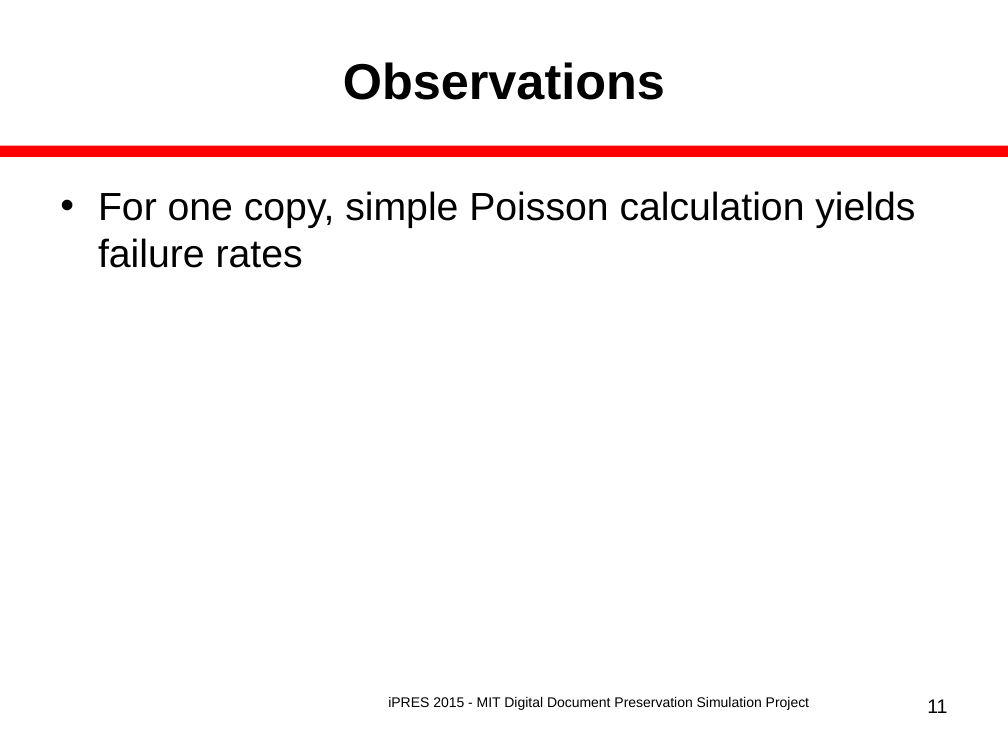
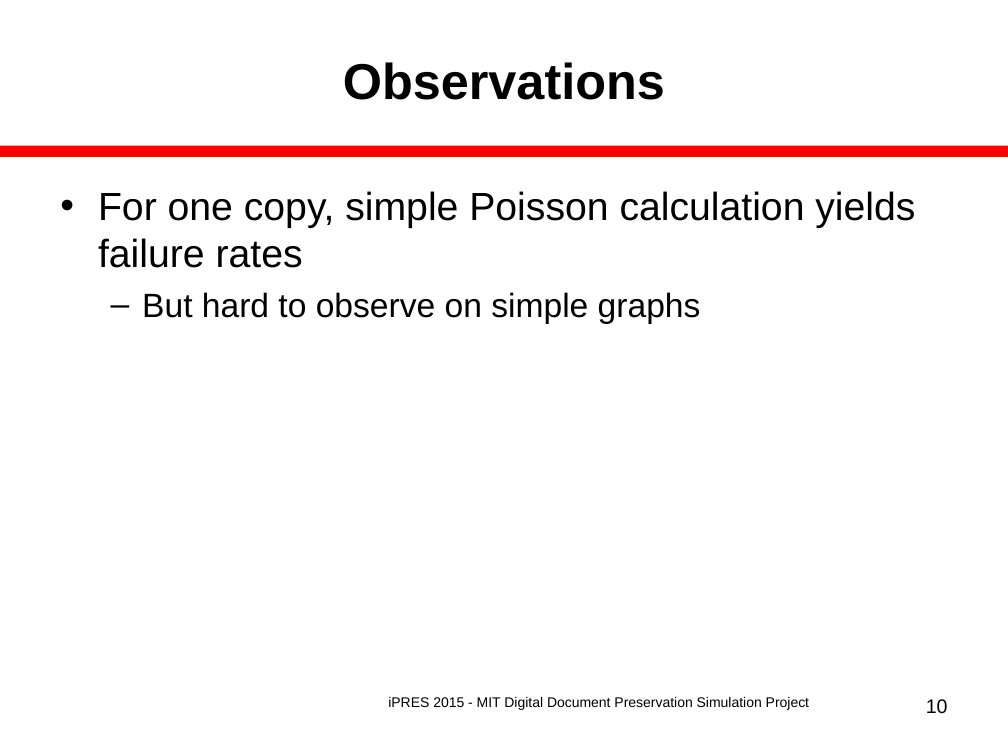
Before and after one commit to MIT-Informatics/PreservationSimulation, a slide deck: slide 10 of shelf/docs/Slides_iPres2015Nov.ppt (slide 11 before the commit). Drawn at 1008x756 pixels with LibreOffice and Linux fonts; fonts in the diff are those of the drawing. Boxes give left, top, right and bottom in pixels: in the first picture for what was removed or moved away, otherwise in the second. Text is boxed around its words. In the diff, an @@ line names an element or a change of style, - is before the commit and + after.

Commit message:
Make final, we hope, changes to slides for NDSA presentation at UNC: - percentage scale on losses, - fake zeros on abscissae, - new curves for recessions and institutional failure losses, - minor wording changes.

```diff
--- a/shelf/docs/Slides_iPres2015Nov.ppt
+++ b/shelf/docs/Slides_iPres2015Nov.ppt
@@ text at bbox=[142, 292, 701, 324]: paragraph added @@
+  – But hard to observe on simple graphs
@@ page number at bbox=[926, 699, 948, 714]: text changed @@
-11
+10
```
Also in this commit, not shown: 9 other slides changed, 1 slide added, 10 other files.
